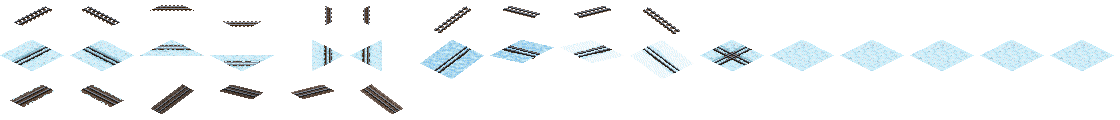
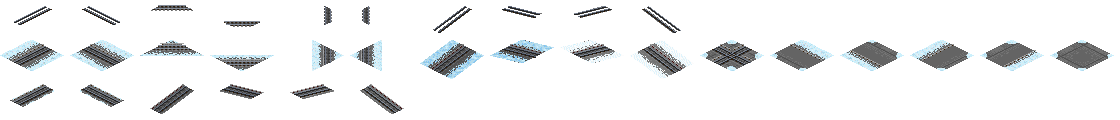
Comparing the layer stacks of the two (1120, 120) images. Changes:
hid "Snow 1067 wood" over [7, 40, 1110, 105]
moved "Snow Texture" (2nd of 2, in "Snow") above "Snow Underlay concrete" over [7, 29, 1110, 89]
showed "Snow Underlay concrete" over [7, 40, 1110, 105]
hid "Slope Shade" over [151, 40, 545, 114]
showed group "1435/1372" (11 layers) over [10, 5, 1036, 114]
showed group "Metro" (4 layers) over [12, 40, 1036, 114]
added layer "Layer 9 copy" (17%) in group "Metro" over [151, 40, 545, 114]
showed "Urban" over [10, 5, 754, 114]
hid group "1067" (1st of 2) (3 layers) over [10, 5, 754, 114]
hid group "Ballast" (2nd of 2) (8 layers) over [7, 16, 1110, 114]
showed "Urban Underlay" over [7, 40, 1110, 77]
